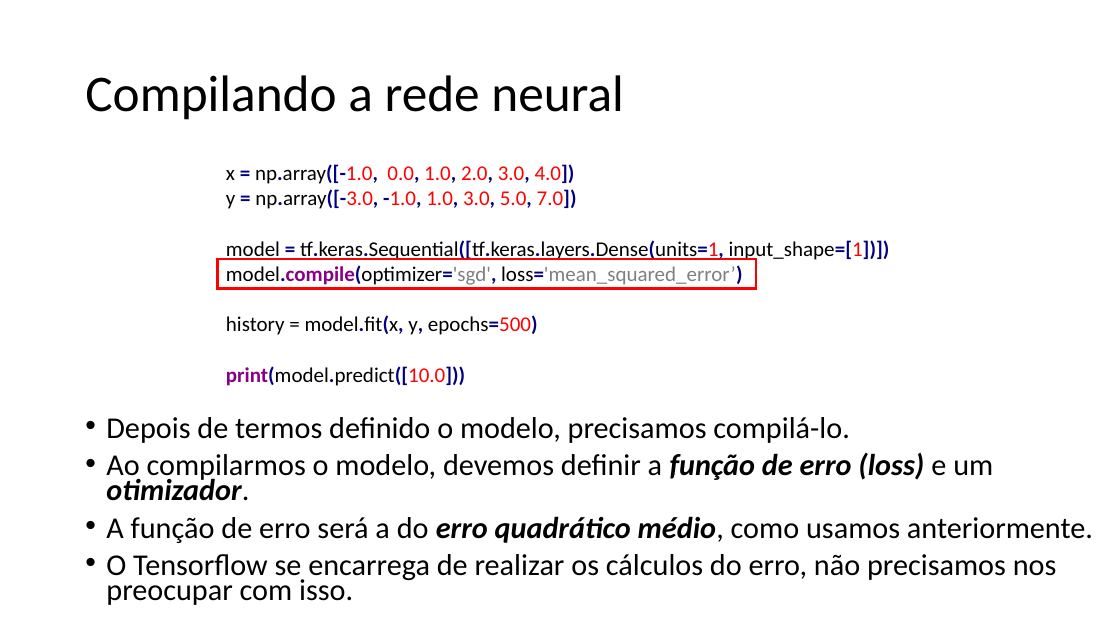
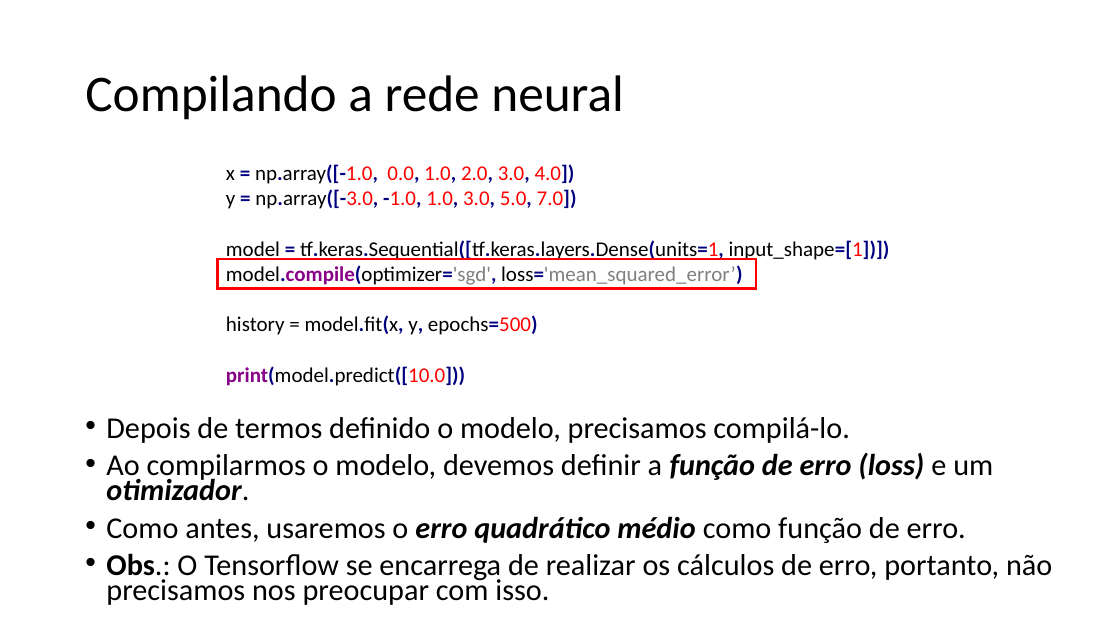
Before and after one commit to zz4fap/tp557-iot-ml, a slide deck: slide 19 of slides/TP557_7_Regressão_com_DNNs_parte_I.pptx (slide 18 before the commit). Drawn at 1120x630 pixels with LibreOffice and Linux fonts; fonts in the diff are those of the drawing. Boxes give left, top, right and bottom in pixels: in the first picture for what was removed or moved away, otherwise in the second. Text is boxed around its words. In the diff, an @@ line names an element or a change of style, - is before the commit and + after.

```diff
--- a/slides/TP557_7_Regressão_com_DNNs_parte_I.pptx
+++ b/slides/TP557_7_Regressão_com_DNNs_parte_I.pptx
@@ text at box(106, 516, 1052, 605): text changed @@
-• A função de erro será a do erro quadrático médio, como usamos anteriormente.
-• O Tensorflow se encarrega de realizar os cálculos do erro, não precisamos nos preocupar com isso.
+• Como antes, usaremos o erro quadrático médio como função de erro.
+• Obs.: O Tensorflow se encarrega de realizar os cálculos de erro, portanto, não precisamos nos preocupar com isso.
```
Also in this commit, not shown: 11 other slides changed, 1 slide added.
